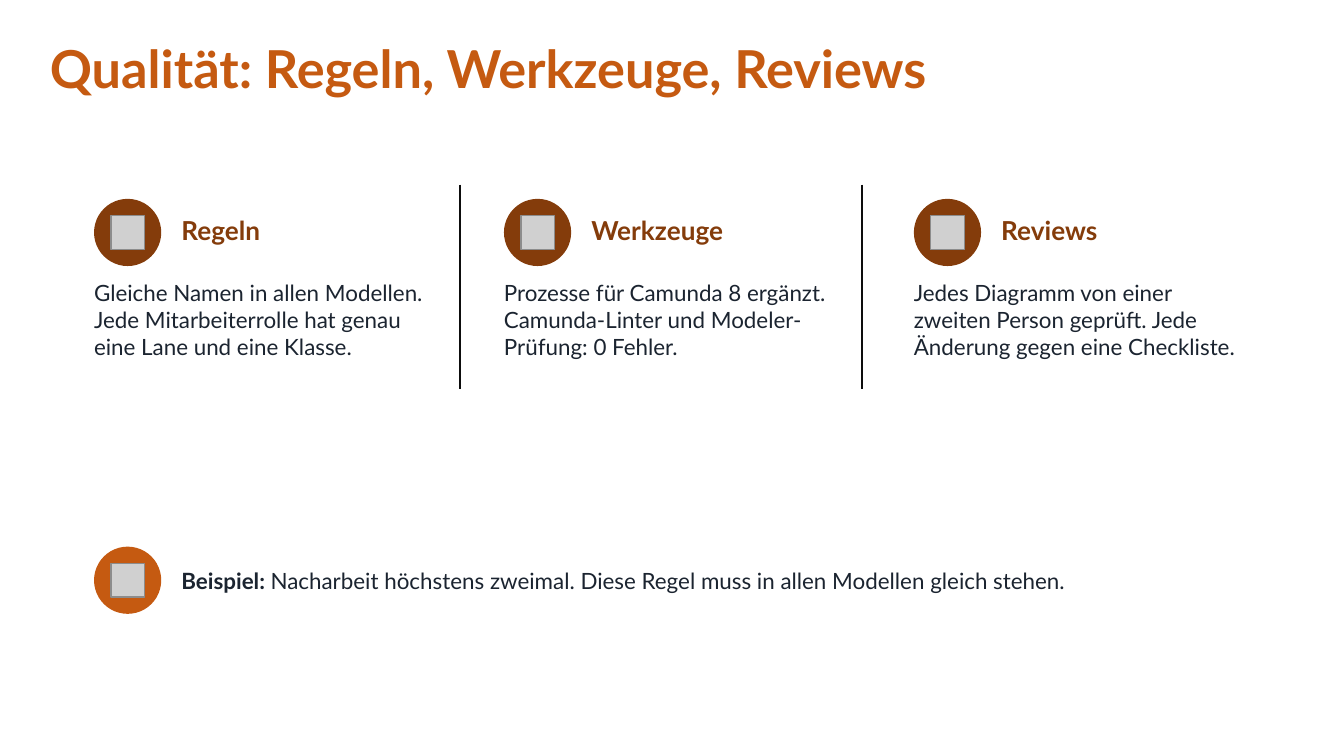
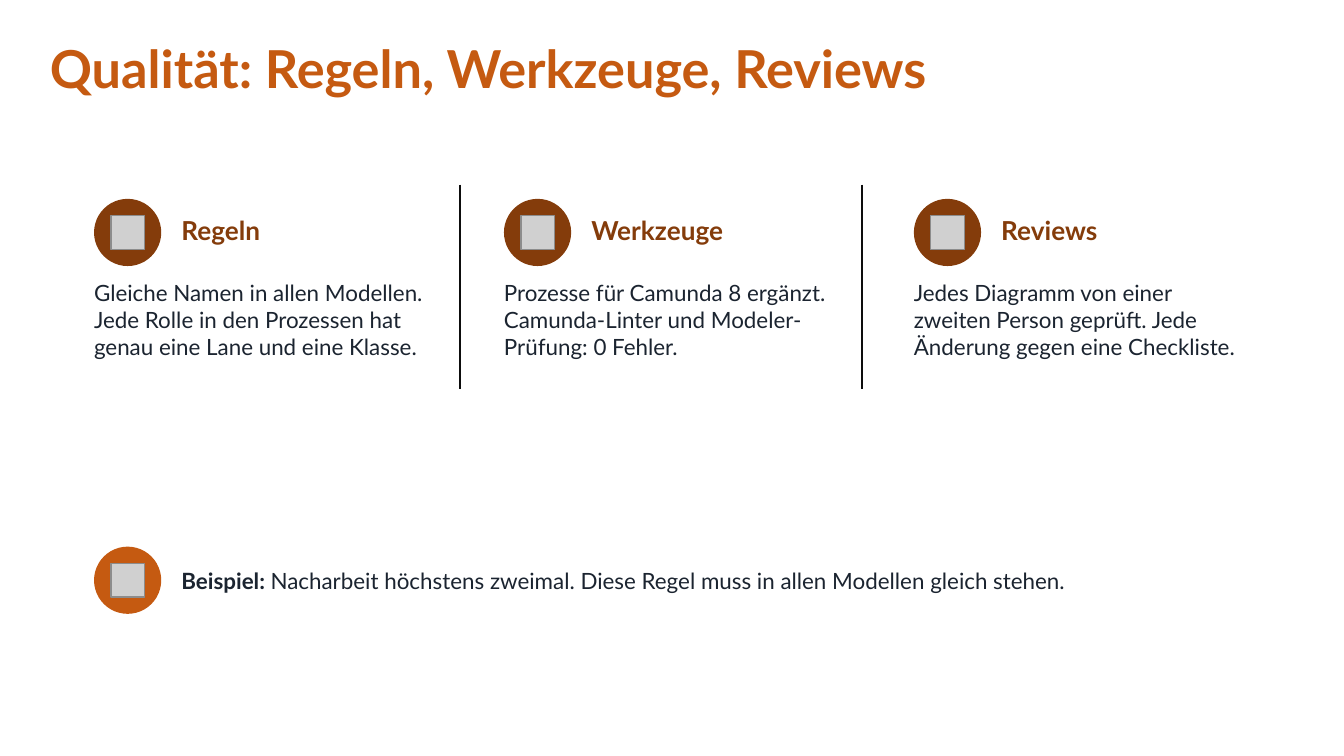
Before and after one commit to jakobschwan123-cmd/casestudy-semester-3, a slide deck: slide 19 of 4_praesentation/Abschlusspraesentation.pptx. Drawn at 1344x756 pixels with LibreOffice and Linux fonts; fonts in the diff are those of the drawing; grey boxes stand for pictures. Boxes give left, top, right and bottom in pixels: in the first picture for what was removed or moved away, otherwise in the second. Text is boxed around its words. In the diff, an @@ line names an element or a change of style, - is before the commit and + after.

Commit message:
fix: Befunde der Diagrammpruefung (SD1, SD2, SD5, Klassendiagramm, Doku Tabellen 7 und 8, Abb. 5 und 6, Folie 19, Sprechtext)

```diff
--- a/4_praesentation/Abschlusspraesentation.pptx
+++ b/4_praesentation/Abschlusspraesentation.pptx
@@ text at (94,284,423,359): text changed @@
-Gleiche Namen in allen Modellen. Jede Mitarbeiterrolle hat genau eine Lane und eine Klasse.
+Gleiche Namen in allen Modellen. Jede Rolle in den Prozessen hat genau eine Lane und eine Klasse.
```
Also in this commit, not shown: 9 other files.
